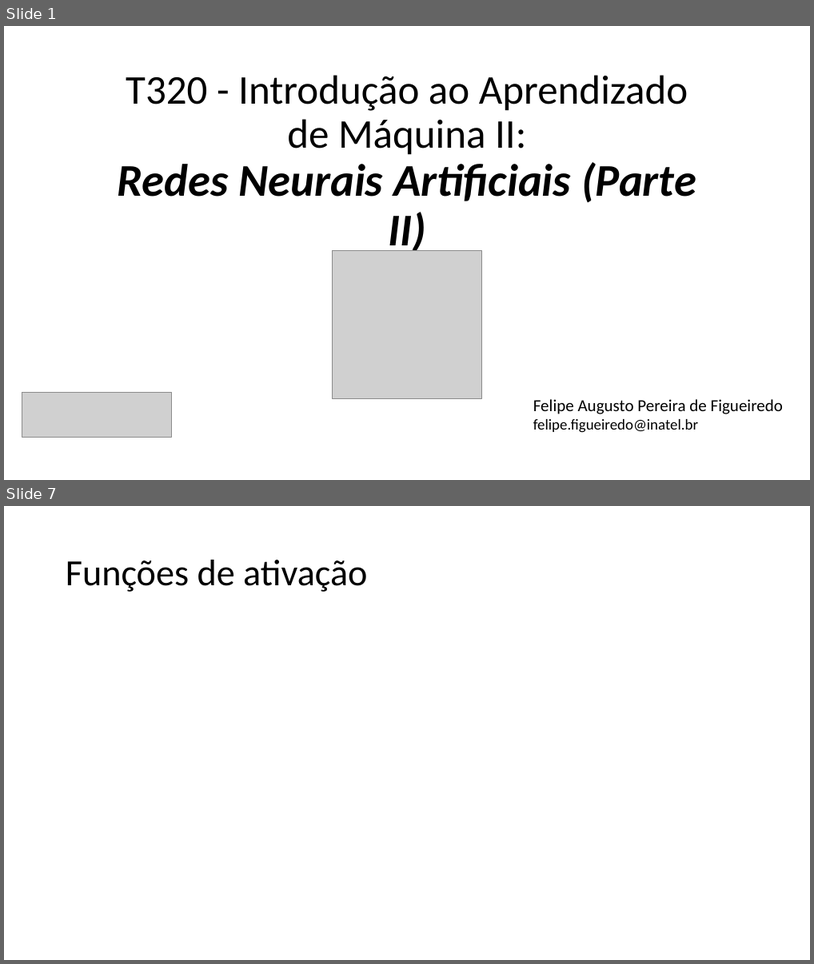
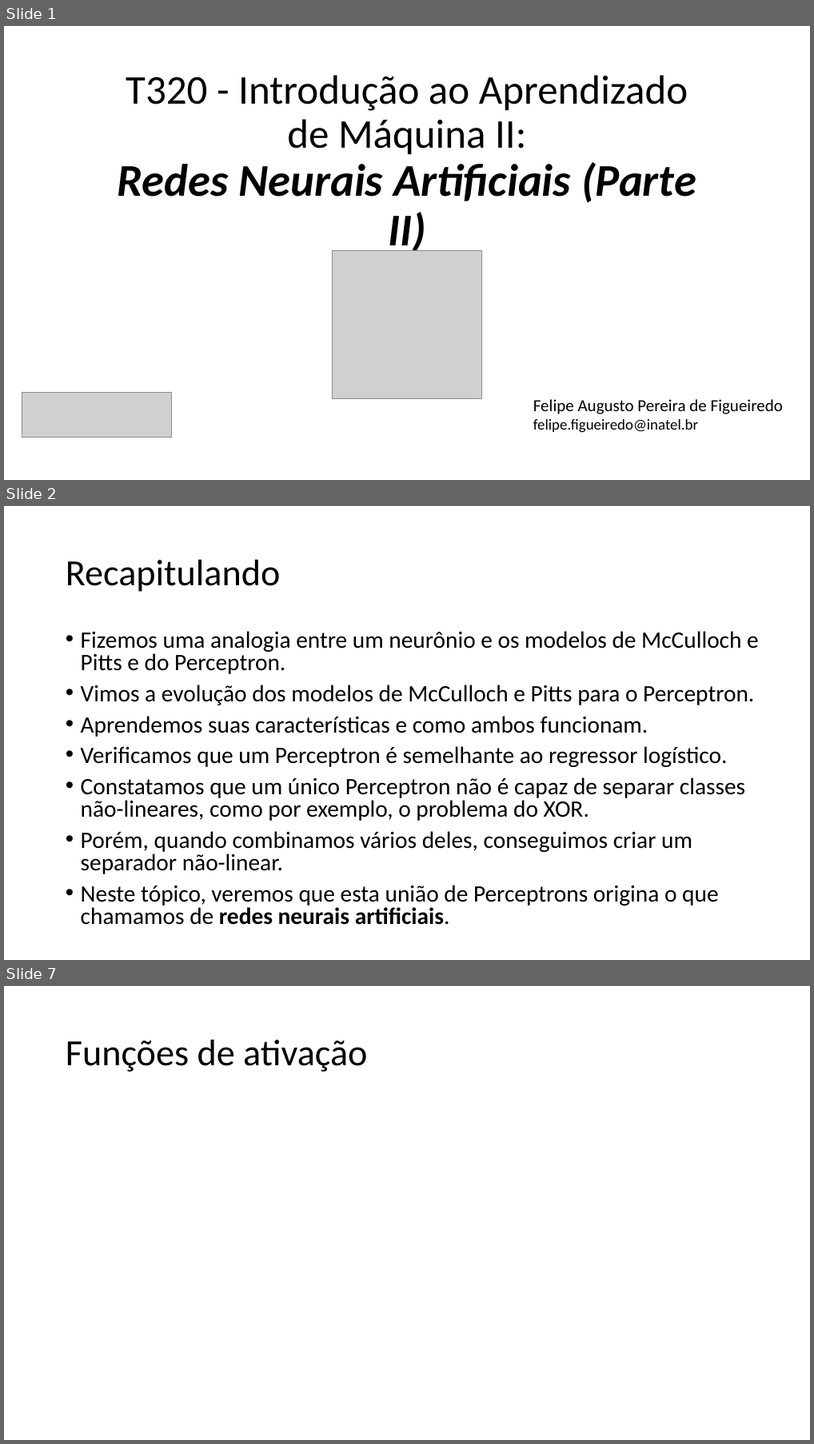
Before and after one commit to zz4fap/t320_aprendizado_de_maquina, a slide deck: slides/T320_Redes_Neurais_Artificiais (Parte II).pptx. Shown one above the other, each under a label of ours: slides 1 and 7 before the commit, slides 1, 2 and 7 after it; the slides between them are not shown. The pictures are 814x964 and 814x1444 pixels, drawn with LibreOffice and Linux fonts; fonts in the diff are those of the drawing; grey boxes stand for pictures. Boxes give left, top, right and bottom in pixels: in the first picture for what was removed or moved away, otherwise in the second. Text is boxed around its words. In the diff, an @@ line names an element or a change of style, - is before the commit and + after.

```diff
--- a/slides/T320_Redes_Neurais_Artificiais (Parte II).pptx
+++ b/slides/T320_Redes_Neurais_Artificiais (Parte II).pptx
@@ slide 2 added at [4, 506, 810, 960], background #FFFFFF @@
@@ title added at [66, 560, 281, 592], 44 pt, text #000000 @@
+Recapitulando
@@ text added at [81, 631, 759, 924], 28 pt, text #000000 @@
+• Fizemos uma analogia entre um neurônio e os modelos de McCulloch e Pitts e do Perceptron.
+• Vimos a evolução dos modelos de McCulloch e Pitts para o Perceptron.
+• Aprendemos suas características e como ambos funcionam.
+• Verificamos que um Perceptron é semelhante ao regressor logístico.
+• Constatamos que um único Perceptron não é capaz de separar classes não-lineares, como por exemplo, o problema do XOR.
+• Porém, quando combinamos vários deles, conseguimos criar um separador não-linear.
+• Neste tópico, veremos que esta união de Perceptrons origina o que chamamos de redes neurais artificiais.
```
Also in this commit, not shown: 5 slides changed, 1 other slide added, 1 slide removed.
